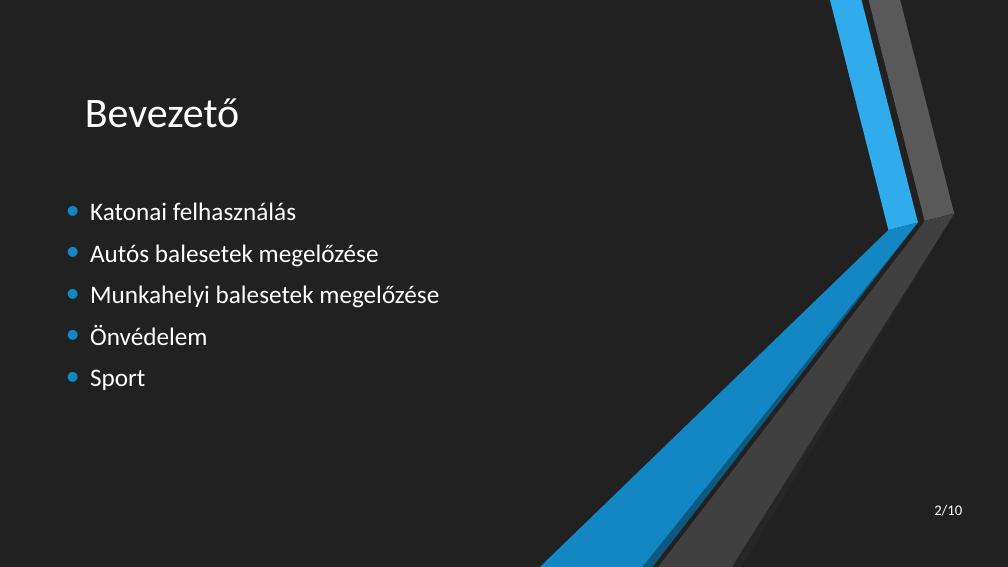
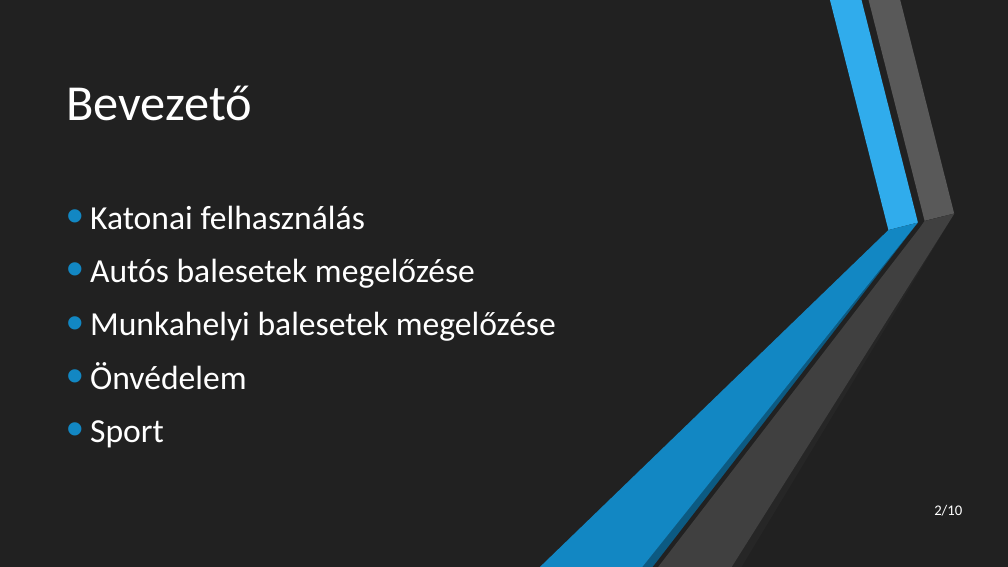
Before and after one commit to vgabor96/Thesis_HJC885, a slide deck: slide 2 of Unity/Thesis_HJC885.pptx. Drawn at 1008x567 pixels with LibreOffice and Linux fonts; fonts in the diff are those of the drawing. Boxes give left, top, right and bottom in pixels: in the first picture for what was removed or moved away, otherwise in the second. Text is boxed around its words. In the diff, an @@ line names an element or a change of style, - is before the commit and + after.

```diff
--- a/Unity/Thesis_HJC885.pptx
+++ b/Unity/Thesis_HJC885.pptx
@@ title "Bevezető": place and size @@
-title "Bevezető" at box(85, 98, 240, 128)
+title "Bevezető" at box(66, 85, 252, 121)
@@ title "Bevezető" at box(66, 85, 252, 121): size 40 to 48 pt @@
@@ text "Katonai felhasználás" at box(90, 205, 556, 448): size 24 to 32 pt; more space between paragraphs @@
```
Also in this commit, not shown: 1 slide added, 1 slide removed, 9 other files.
